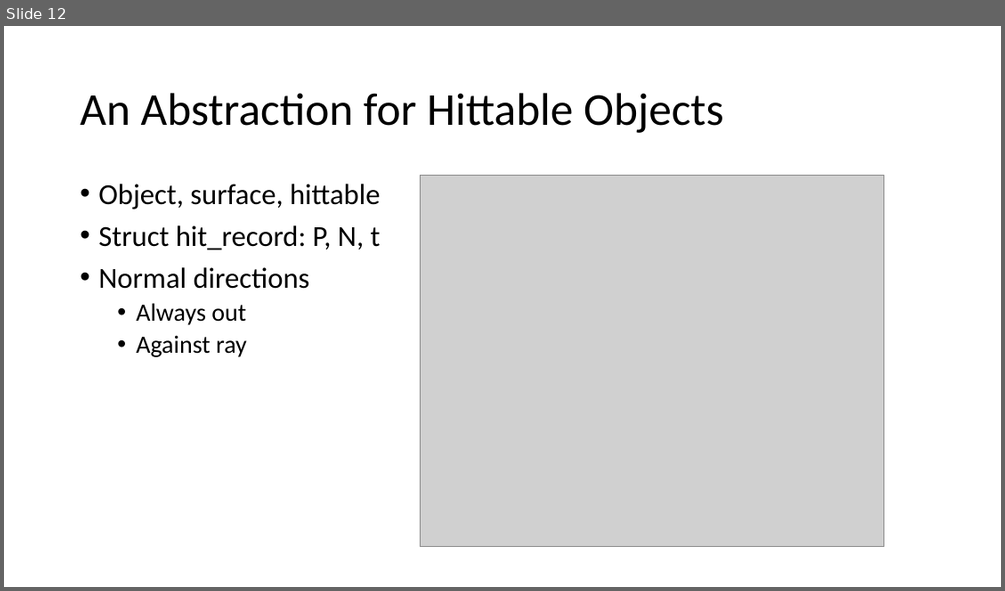
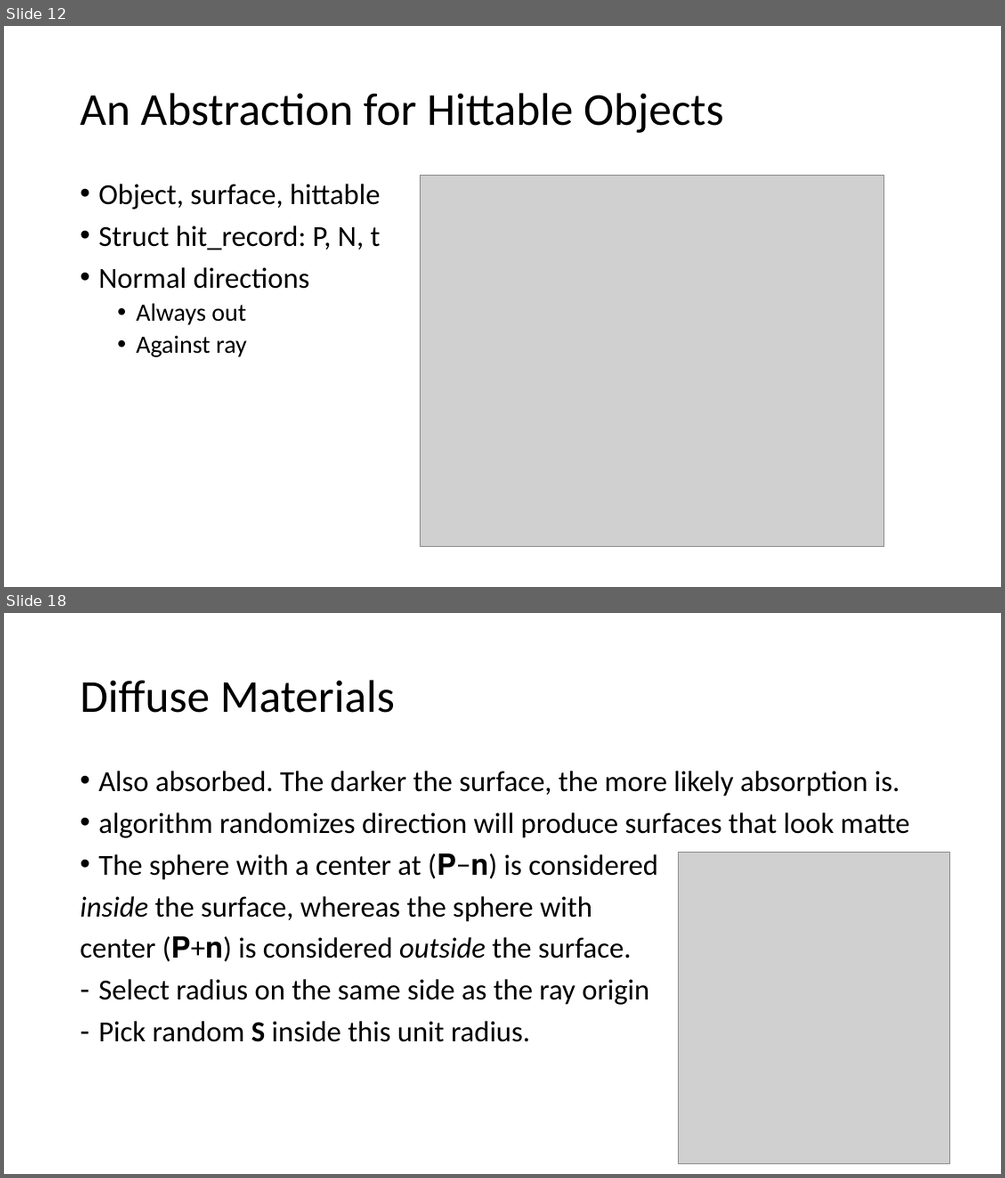
Before and after one commit to yxshi610/RayTracing, a slide deck: RayTracing.pptx. Shown one above the other, each under a label of ours: slide 12 before the commit, slides 12 and 18 after it; the slides between them are not shown. The pictures are 1005x591 and 1005x1178 pixels, drawn with LibreOffice and Linux fonts; fonts in the diff are those of the drawing; grey boxes stand for pictures. Boxes give left, top, right and bottom in pixels: in the first picture for what was removed or moved away, otherwise in the second. Text is boxed around its words. In the diff, an @@ line names an element or a change of style, - is before the commit and + after.

Commit message:
diffuse

```diff
--- a/RayTracing.pptx
+++ b/RayTracing.pptx
@@ slide 18 added at <box>4,613,1001,1174</box>, background #FFFFFF @@
@@ title added at <box>80,680,395,713</box>, 44 pt, text #000000 @@
+Diffuse Materials
@@ text added at <box>80,771,910,1042</box>, 28 pt, text #000000 @@
+• Also absorbed. The darker the surface, the more likely absorption is.
+• algorithm randomizes direction will produce surfaces that look matte
+• The sphere with a center at (𝐏−𝐧) is considered
+inside the surface, whereas the sphere with
+center (𝐏+𝐧) is considered outside the surface.
+– Select radius on the same side as the ray origin
+– Pick random S inside this unit radius.
@@ picture added at <box>679,852,949,1163</box> @@
```
Also in this commit, not shown: 9 other slides added, 21 other files.
